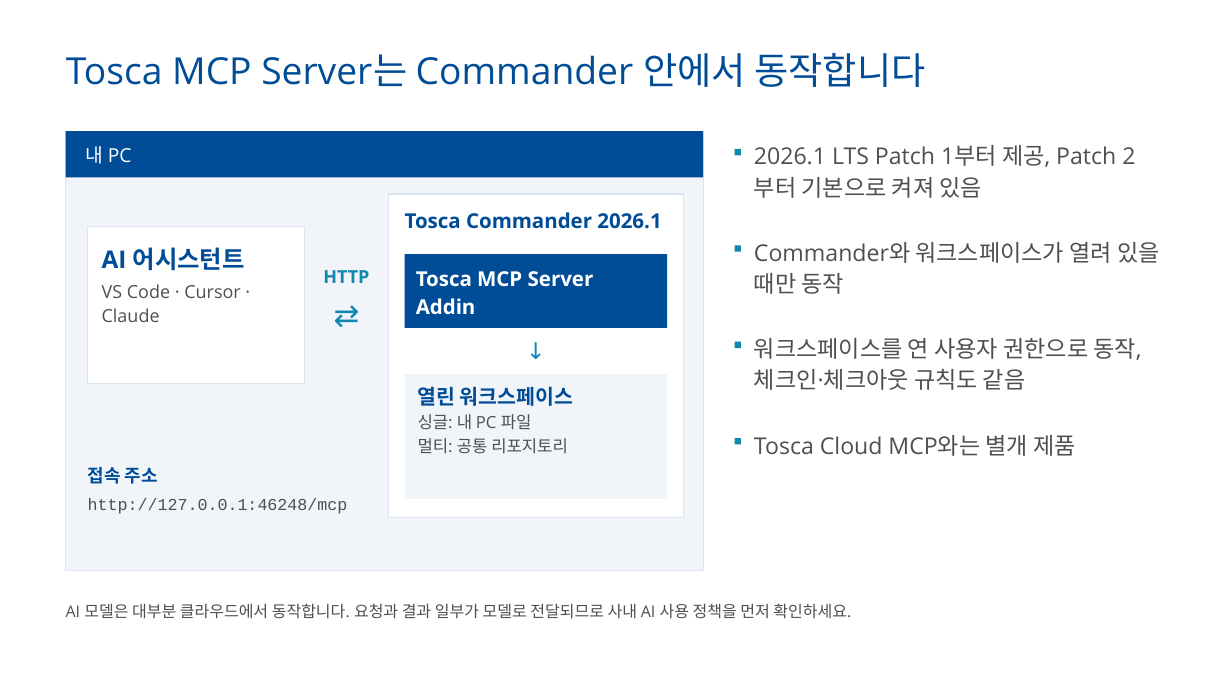
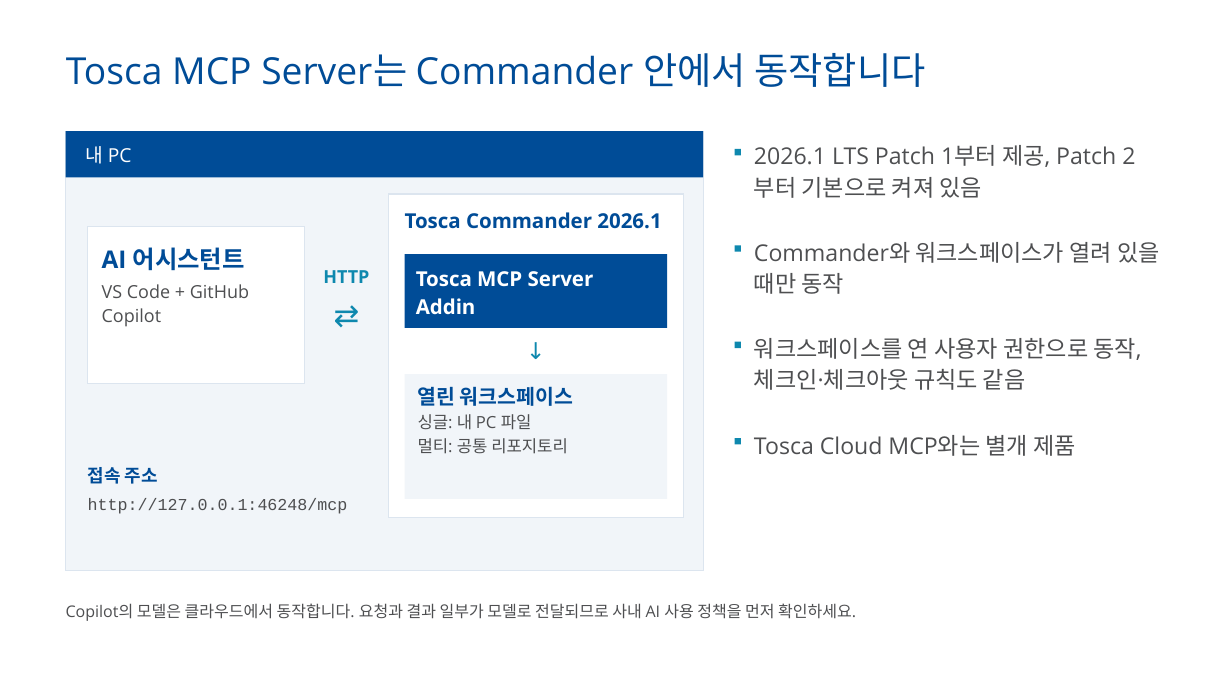
Before and after one commit to tjkim0725/Agent, a slide deck: slide 10 of tosca-mcp-training/Tosca_Commander_MCP_교육자료.pptx. Drawn at 1232x693 pixels with LibreOffice and Linux fonts; fonts in the diff are those of the drawing; background and template pictures are left out. Boxes give left, top, right and bottom in pixels: in the first picture for what was removed or moved away, otherwise in the second. Text is boxed around its words. In the diff, an @@ line names an element or a change of style, - is before the commit and + after.

```diff
--- a/tosca-mcp-training/Tosca_Commander_MCP_교육자료.pptx
+++ b/tosca-mcp-training/Tosca_Commander_MCP_교육자료.pptx
@@ text at [102,284,249,327]: text changed @@
-VS Code · Cursor · Claude
+VS Code + GitHub Copilot
@@ text at [66,603,856,621]: text changed @@
-AI 모델은 대부분 클라우드에서 동작합니다. 요청과 결과 일부가 모델로 전달되므로 사내 AI 사용 정책을 먼저 확인하세요.
+Copilot의 모델은 클라우드에서 동작합니다. 요청과 결과 일부가 모델로 전달되므로 사내 AI 사용 정책을 먼저 확인하세요.
```
Also in this commit, not shown: 35 other slides changed, 7 slides added, 7 slides removed, 8 other files.
